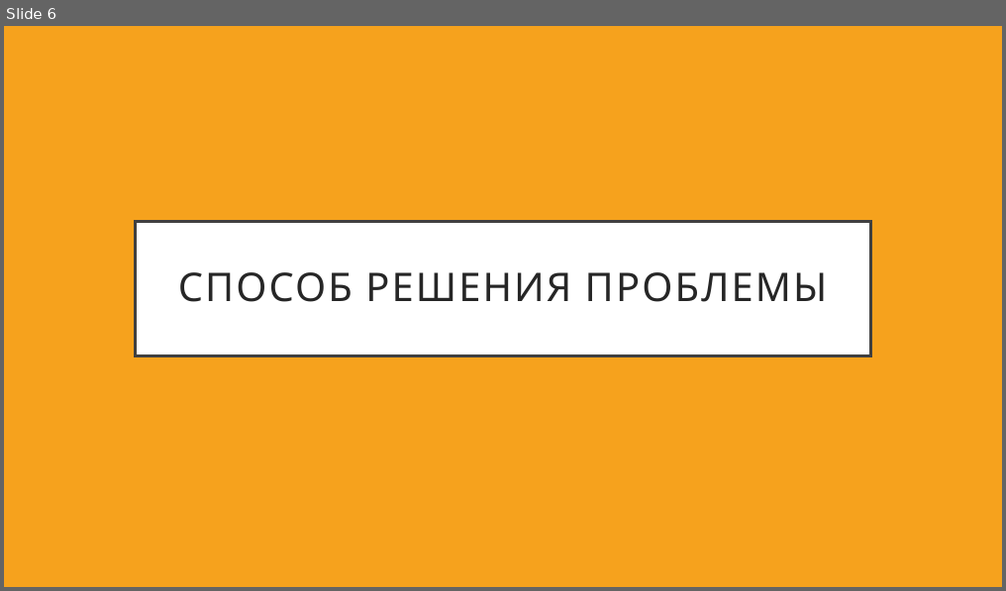
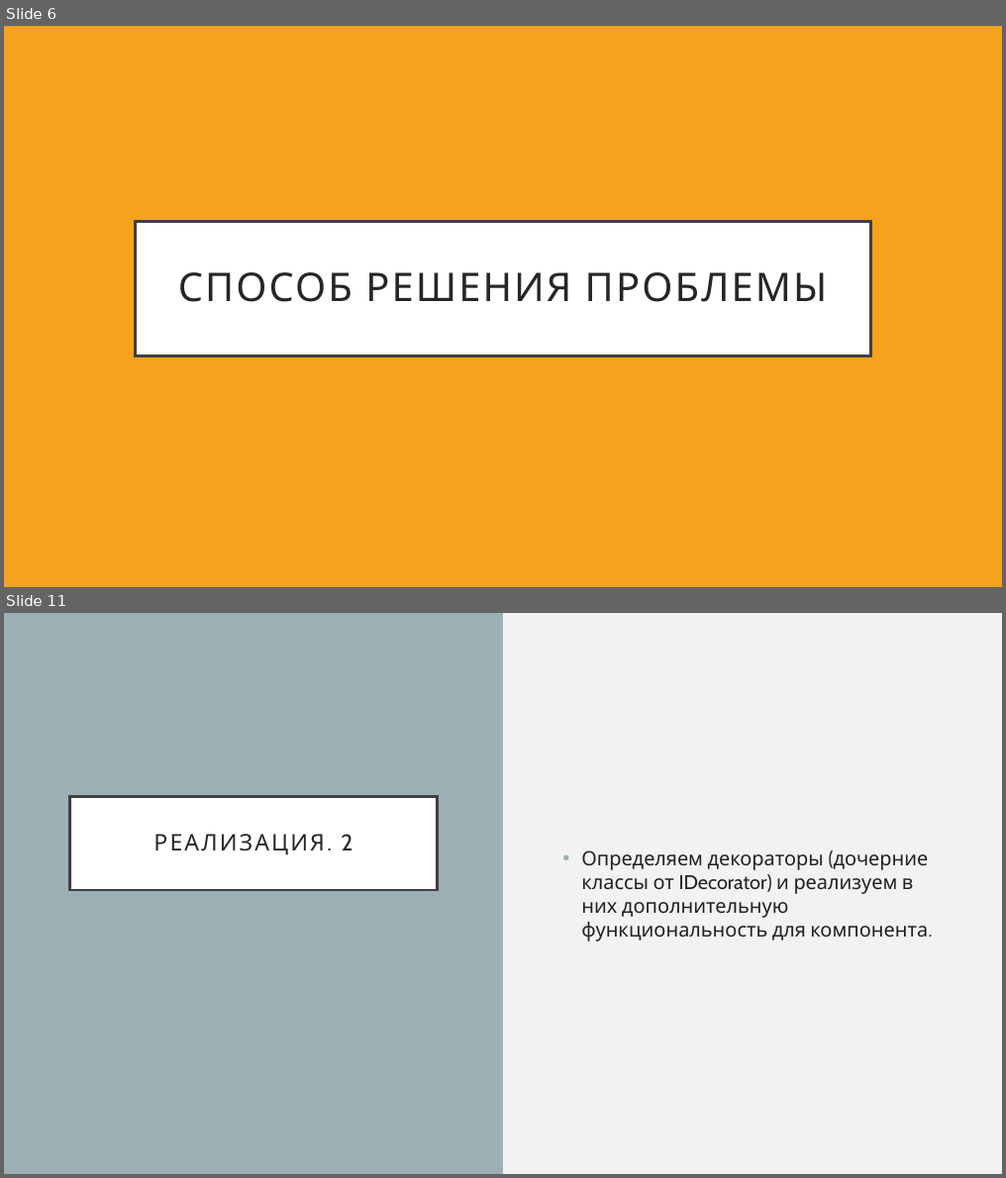
Before and after one commit to NemoNology/New-IT, a slide deck: Lab-s/Patterns/Decorator/Presentation.pptx. Shown one above the other, each under a label of ours: slide 6 before the commit, slides 6 and 11 after it; the slides between them are not shown. The pictures are 1006x591 and 1006x1178 pixels, drawn with LibreOffice and Linux fonts; fonts in the diff are those of the drawing. Boxes give left, top, right and bottom in pixels: in the first picture for what was removed or moved away, otherwise in the second. Text is boxed around its words. In the diff, an @@ line names an element or a change of style, - is before the commit and + after.

```diff
--- a/Lab-s/Patterns/Decorator/Presentation.pptx
+++ b/Lab-s/Patterns/Decorator/Presentation.pptx
@@ slide 11 added at <box>4,613,1002,1174</box>, background #F2F2F2 @@
@@ rectangle added at <box>4,613,503,1174</box>, fill #9BAFB5 @@
@@ title added at <box>70,796,438,890</box>, fill #FFFFFF, outline #404040 2.5 pt, 22 pt, text #262626 @@
+РЕАЛИЗАЦИЯ. 2
@@ text added at <box>581,851,929,942</box>, 19 pt, text #202122 @@
+• Определяем декораторы (дочерние классы от IDecorator) и реализуем в них дополнительную функциональность для компонента.
```
Also in this commit, not shown: 2 slides changed, 14 other slides added, 4 slides removed.
